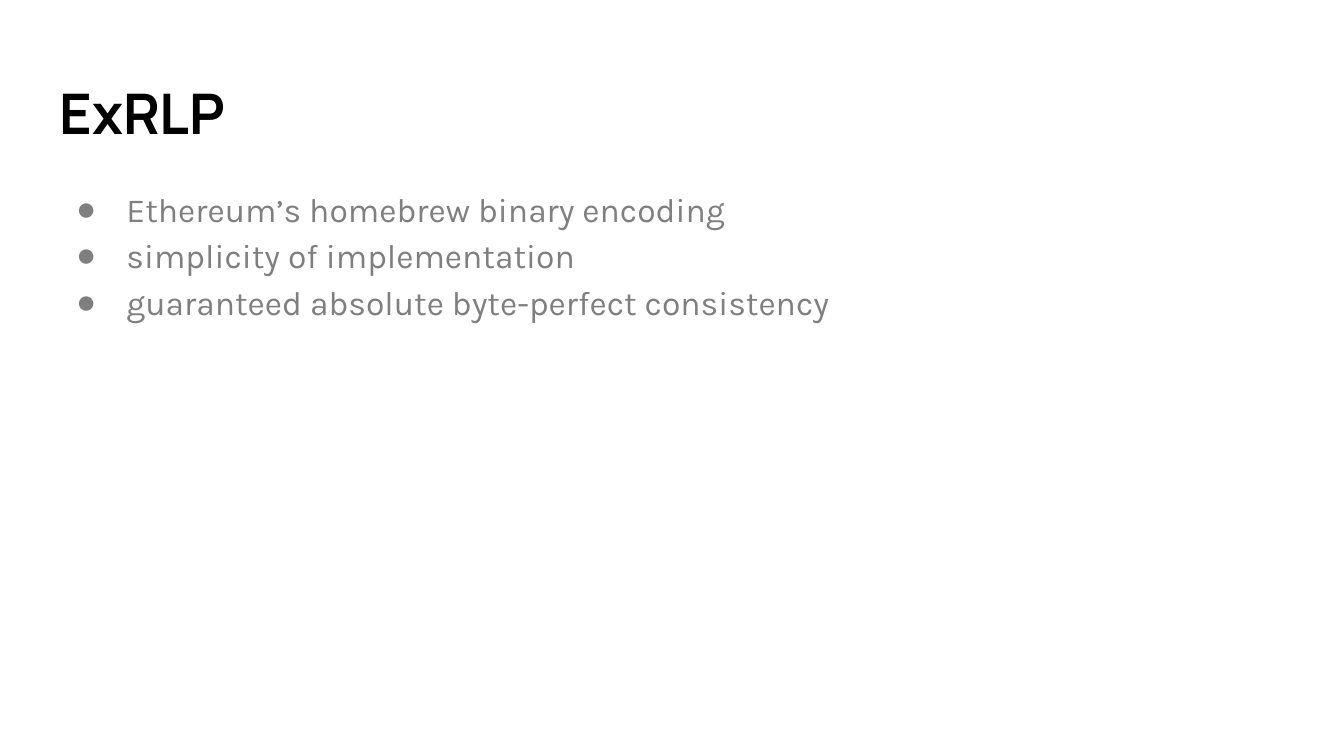
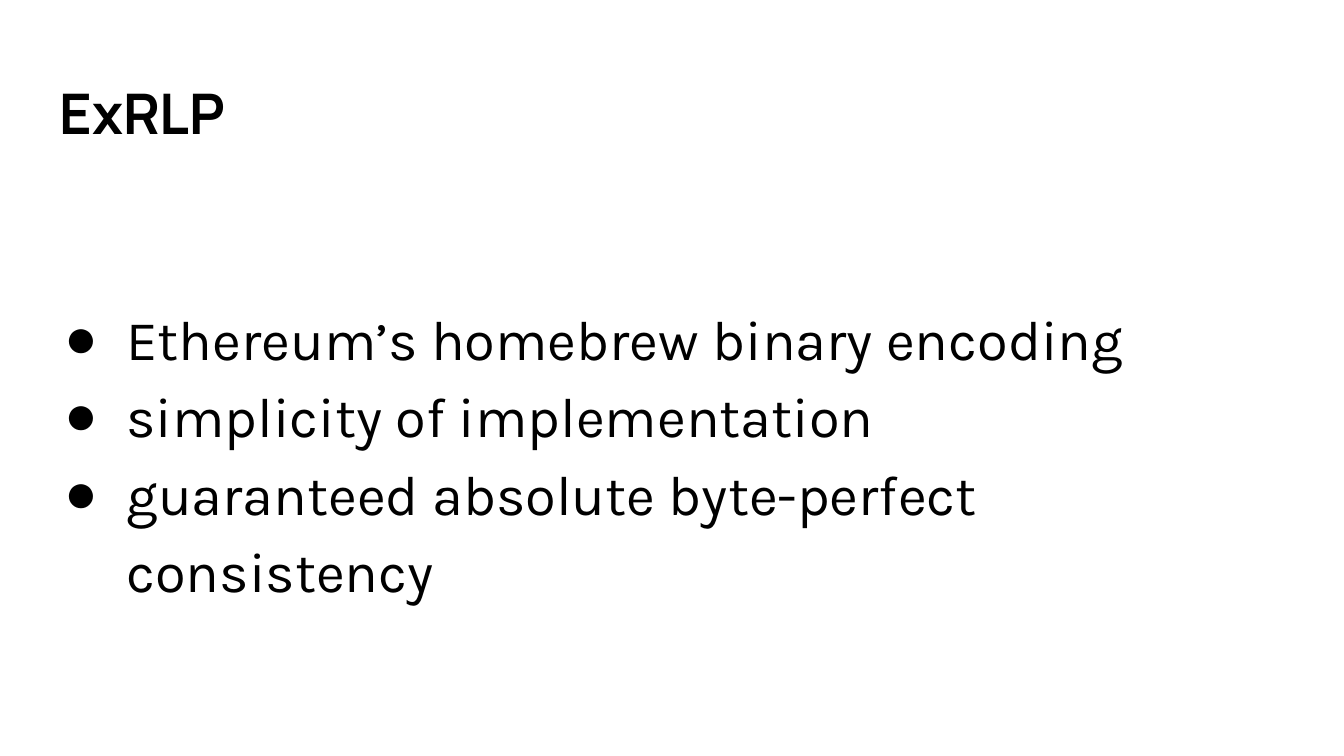
Before and after one commit to ayrat555/talks, a slide deck: slide 14 of mana/Mana.pptx. Drawn at 1344x756 pixels with LibreOffice and Linux fonts; fonts in the diff are those of the drawing. Boxes give left, top, right and bottom in pixels: in the first picture for what was removed or moved away, otherwise in the second. Text is boxed around its words. In the diff, an @@ line names an element or a change of style, - is before the commit and + after.

```diff
--- a/mana/Mana.pptx
+++ b/mana/Mana.pptx
@@ text "Ethereum’s homebrew binary encoding": place and size @@
-text "Ethereum’s homebrew binary encoding" at bbox=[126, 199, 829, 323]
+text "Ethereum’s homebrew binary encoding" at bbox=[126, 321, 1123, 606]
@@ text "Ethereum’s homebrew binary encoding" at bbox=[126, 321, 1123, 606]: size 18 to 30 pt, text colour #7F7F7F to #000000; indent changed; bullet colour #7F7F7F to #000000 @@
```
Also in this commit, not shown: 8 other slides changed, 16 slides added, 4 slides removed, 2 other files.
